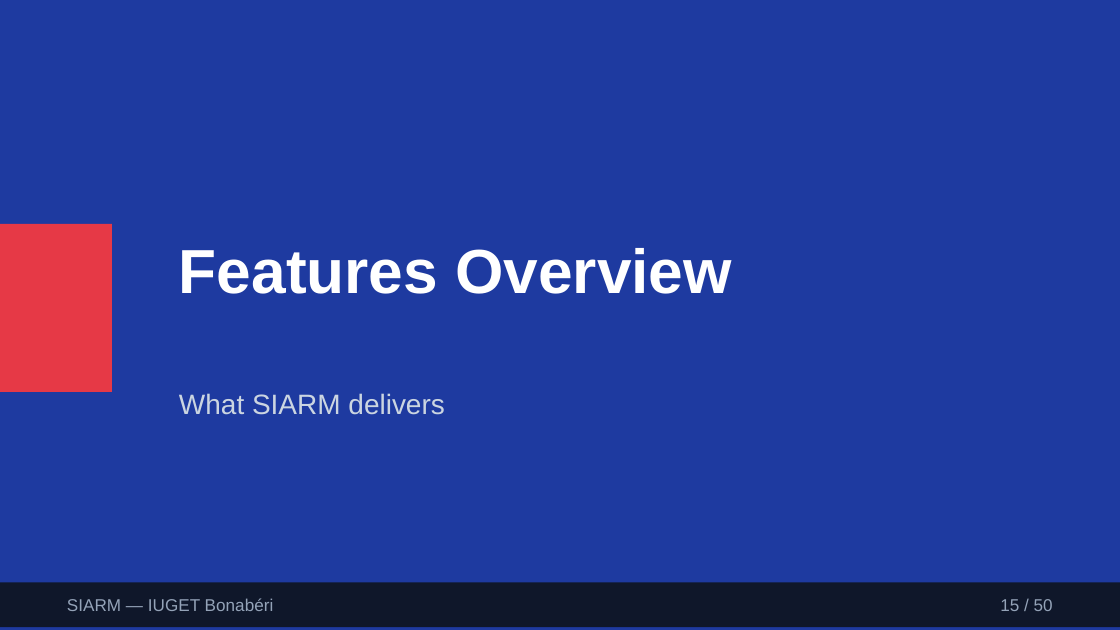
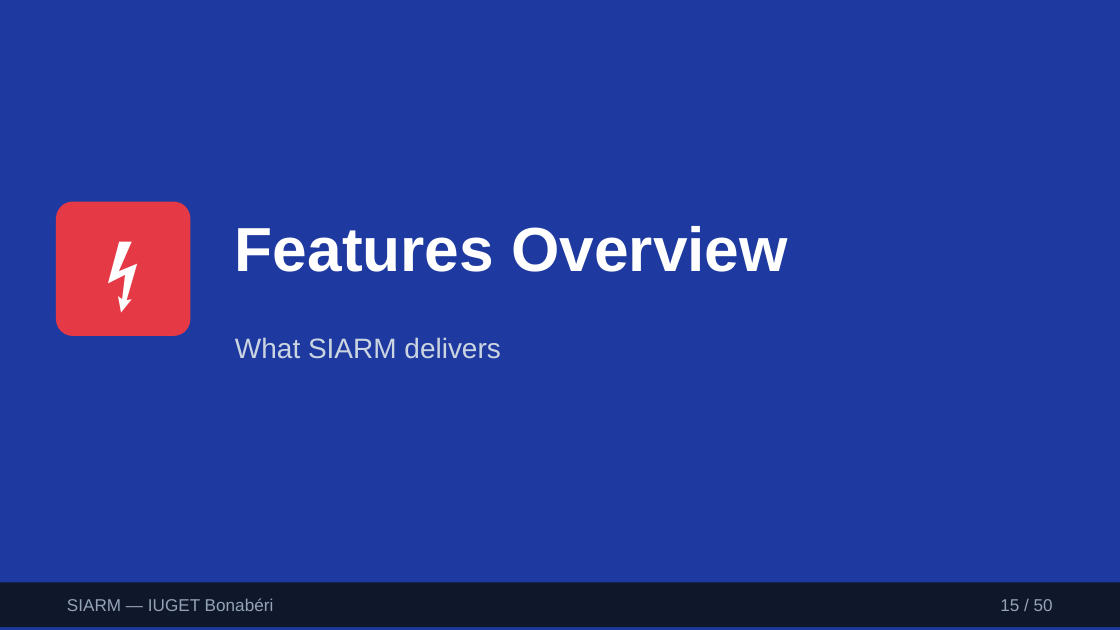
Before and after one commit to leaticiadipocko-wq/schoolproject, a slide deck: slide 15 of deliverables/SIARM-Defense-Presentation.pptx. Drawn at 1120x630 pixels with LibreOffice and Linux fonts; fonts in the diff are those of the drawing. Boxes give left, top, right and bottom in pixels: in the first picture for what was removed or moved away, otherwise in the second. Text is boxed around its words. In the diff, an @@ line names an element or a change of style, - is before the commit and + after.

Commit message:
fix: redesign PowerPoint with visual diagrams and icons instead of text
- Replaced text-heavy bullet points with visual diagrams and icons
- Added before/after comparison slides
- Added flow diagrams for processes (attendance, grades, fees)
- Added phone mockup for mobile learning
- Added browser mockup for landing page
- Added role pyramid visualization
- Added permission matrix grid
- Added timetable grid mockup
- Added chat widget mockup for chatbot
- Used emoji icons throughout for visual appeal

```diff
--- a/deliverables/SIARM-Defense-Presentation.pptx
+++ b/deliverables/SIARM-Defense-Presentation.pptx
@@ text at (56,202,190,336): text added @@
+⚡
@@ text "⚡": place and size @@
-text "⚡" at (0,224,112,392)
+text "⚡" at (56,202,190,336)
@@ text "⚡" at (56,202,190,336): fill #E63946 to none @@
@@ rounded rectangle added at (56,202,190,336), fill #E63946 @@
@@ text "Features Overview": place and size @@
-text "Features Overview" at (179,248,731,294)
+text "Features Overview" at (235,226,787,272)
@@ text "What SIARM delivers": place and size @@
-text "What SIARM delivers" at (179,393,444,415)
+text "What SIARM delivers" at (235,337,500,359)
```
Also in this commit, not shown: 40 other slides changed, 9 slides added, 9 slides removed, 1 other file.
